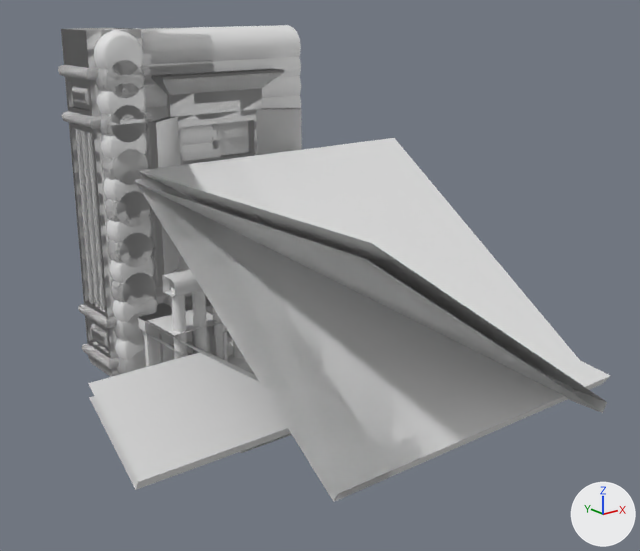
An edit to the FBX model Assets/3Dmodels/3Dmodels_Buildings/3Dmodels_Buidlings_Peasant/3Dmodel_Building_Peasant_HutRich/3Dmodel_Building_Peasant_HutRich.fbx, drawn before and after from the same camera.
Rendered twice from a camera (50 mm lens) standing at (-3.46, -7.33, 3.25) and looking at (1.19, -1.51, 0.93). The axes (+X, +Y, +Z) are drawn at lower right. The lights are the same throughout. The first picture is the older version. Where no turn or scale is listed for an object, it has been applied to the vertices.

The first picture shows 'Building_Peasant_HutRich_BalconyRailingCorner', 'Building_Peasant_HutRich_Column', 'Building_Peasant_HutRich_ColumnCorner', 'Building_Peasant_HutRich_Roof', 'Building_Peasant_HutRich_RoofBalconyCorner', 'Building_Peasant_HutRich_RoofCornerInner', 'Building_Peasant_HutRich_RoofCornerOuter', 'Building_Peasant_HutRich_RoofShort', 'Building_Peasant_HutRich_WallBreakType2', 'Building_Peasant_HutRich_WallCorner', 'Building_Peasant_HutRich_WindowBigType1', 'Building_Peasant_HutRich_WindowBigType2' and 9 more.
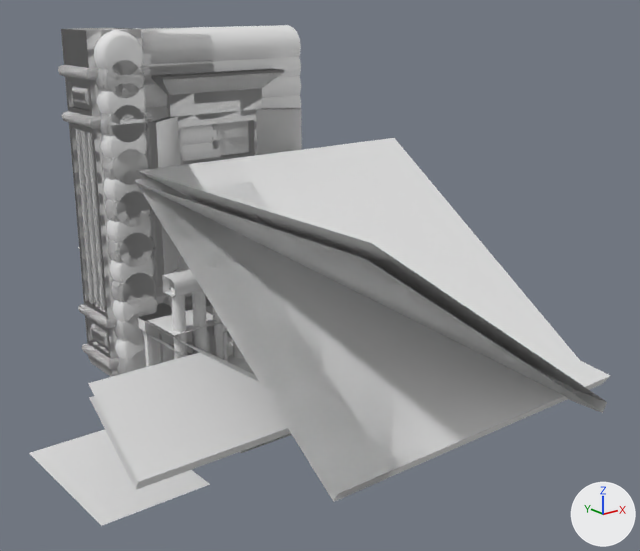
Boxes (x1, y1, x2, y2) around the edits, measured in the pictures (640 x 551 px):
'Building_Peasant_HutRich_RoofBalconyCorner', reshaped
    before: (88, 323, 291, 490)
    after: (29, 247, 291, 526)
part 1 of me_building_peasant_hutrich_roofbalconycorner, added
    after: (29, 247, 210, 526)

Patch to the scene script:
```diff
--- a/Assets/3Dmodels/3Dmodels_Buildings/3Dmodels_Buidlings_Peasant/3Dmodel_Building_Peasant_HutRich/3Dmodel_Building_Peasant_HutRich.fbx.py
+++ b/Assets/3Dmodels/3Dmodels_Buildings/3Dmodels_Buidlings_Peasant/3Dmodel_Building_Peasant_HutRich/3Dmodel_Building_Peasant_HutRich.fbx.py
@@ mat_material_building_peasant_hutrich @@
+mat_material_building_peasant_hutrich = principled_material('Material_Building_Peasant_HutRich')
+mat_material_building_peasant_hutrich.base_color = (0.8, 0.8, 0.8)  # white #e7e7e7
+mat_material_building_peasant_hutrich.roughness = 1.0
@@ me_building_peasant_hutrich_roofbalconycorner @@
 # used by ob_building_peasant_hutrich_roofbalconycorner; location = (0.0, 0.0, 0.0)
 # verts and faces of me_building_peasant_hutrich_roofbalconycorner; kept vertices keep their numbers, new ones are numbered from 16
 # before: 9 (-0.03, 0.03, 0.38), 11 (-0.03, 0.03, 0.5), 13 (1.5, 0.03, 0.38), 15 (1.5, 0.03, 0.5)
-me_building_peasant_hutrich_roofbalconycorner.from_pydata(...)  # 16 vertices, 9 faces; spans x -1.0..1.5, y -2.2..0.03, z -0.09..0.5
+me_building_peasant_hutrich_roofbalconycorner.from_pydata(...)  # 24 vertices, 12 faces; spans x -1.0..1.5, y -2.2..0.79, z -0.71..1.02
+# me_building_peasant_hutrich_roofbalconycorner part 1
+for new, old in zip([*range(16, 20)], [9, 11, 13, 15]): verts[new] = verts[old] + (0.0, 0.76, 0.52)
+verts[20] = (-1.0, -1.5, -0.71)  # pixel (101, 526)
+verts[21] = (0.0, -1.5, -0.71)  # pixel (210, 484)
+verts[22] = (-1.0, 0.0, -0.71)  # pixel (29, 453)
+verts[23] = (0.0, 0.0, -0.71)
+faces += [(20, 22, 23, 21), (9, 16, 18, 13), (11, 15, 19, 17)]
+me_building_peasant_hutrich_roofbalconycorner.materials.append(mat_material_building_peasant_hutrich)  # white #e7e7e7
```
